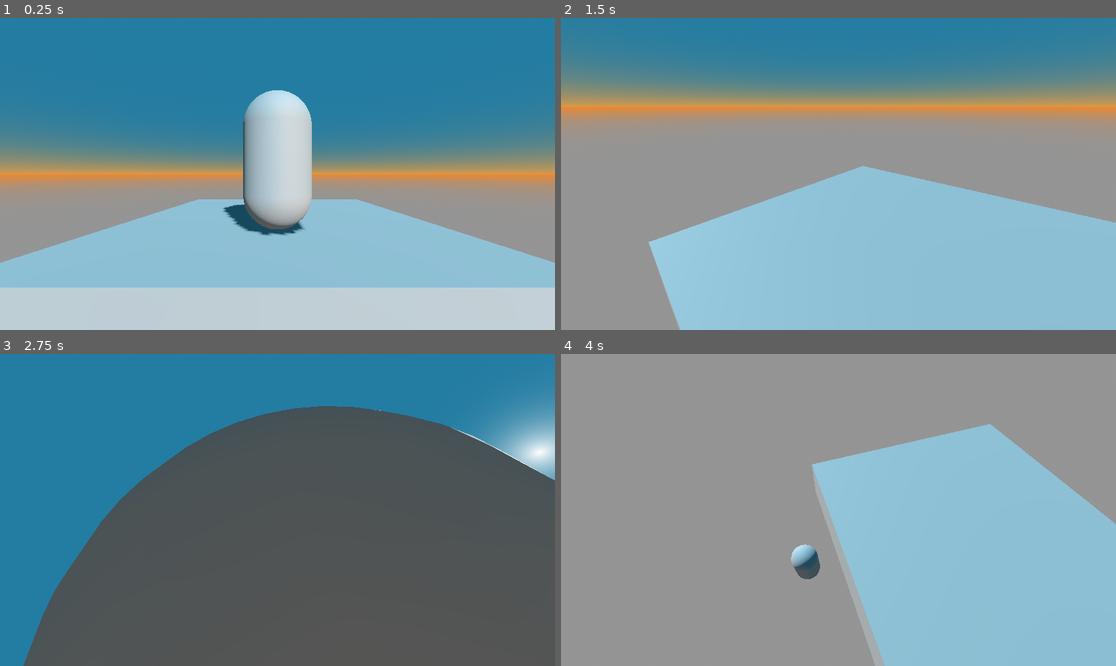
Above: before the commit, frames 1-4 (two rows, left to right).
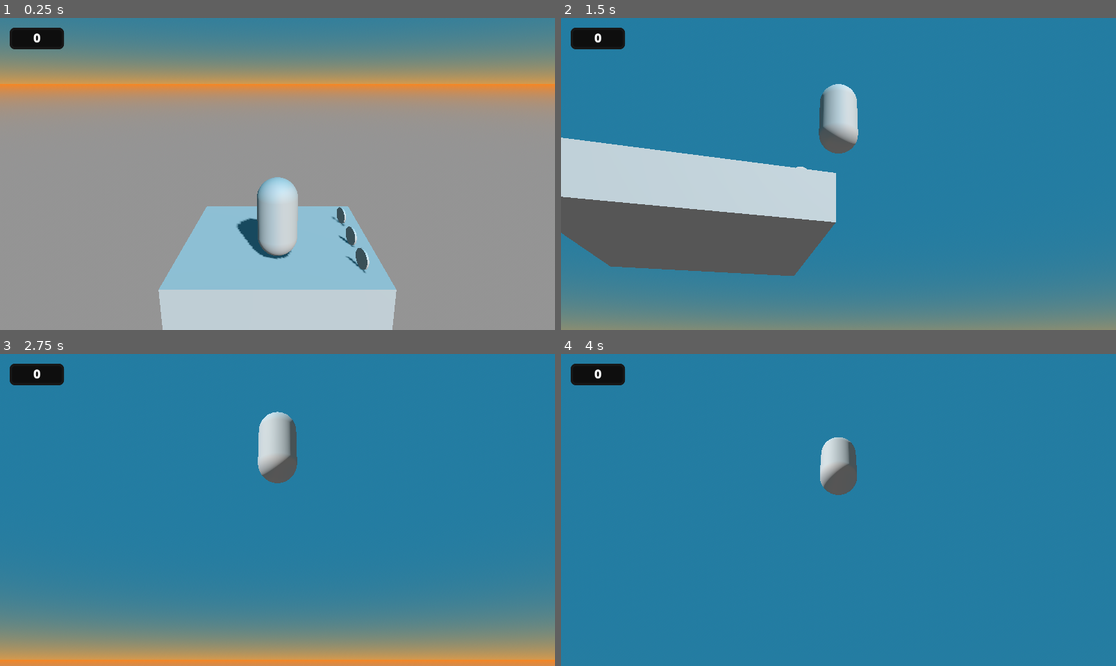
Above: after the commit, the same moments.

Repository: fliposab/ProgettoStage
Game: Godot game, scene res://levels/test_level.tscn
Two runs of this game, one before a commit and one after it. Both use one fixed random seed, a clock stepped at 60 frames per second and the inputs below.
Inputs (mouse positions are in pixels of both pictures, inside the frame that each line leads up to):
- Up to frame 1 (0.25 s): no input
- Up to frame 2 (1.5 s): move the mouse to (960, 158) at 0.52 s; hold D (move_right) 0.53-1.28 s; hold Down (rotate_camera_down, bound only after the commit) 0.53-1.28 s; tap Space (jump) at 0.77, 1.07 s; tap Left (rotate_camera_left, bound only after the commit) at 0.8, 1.35 s; move the mouse to (727, 189) at 1.27 s; hold S (move_back) from 1.28 s (still down)
- Up to frame 3 (2.75 s): tap Space (jump) at 1.52, 1.82 s; tap Right (rotate_camera_right, bound only after the commit) at 1.55 s; move the mouse to (333, 441) at 2.02 s; release S (move_back) at 2.03 s; hold D (move_right) from 2.03 s (still down); hold Right (rotate_camera_right, bound only after the commit) from 2.03 s (still down); tap Up (rotate_camera_up, bound only after the commit) at 2.3 s
- Up to frame 4 (4 s): move the mouse to (810, 572) at 2.77 s; release D (move_right) at 2.78 s; release Right (rotate_camera_right, bound only after the commit) at 2.78 s; hold W (move_forward) 2.78-3.53 s; tap Up (rotate_camera_up, bound only after the commit) at 2.85 s; tap Space (jump) at 3.02, 3.05, 3.32, 3.6, 3.77 s; move the mouse to (1005, 556) at 3.52 s; hold A (move_left) from 3.53 s (still down); hold Down (rotate_camera_down, bound only after the commit) from 3.53 s (still down)

The runs differ from the first frame. In frame 1, 74% of the frame differs, in the area x 0-100%, y 0-100%; in frame 2, 86%; in frame 3, 68%; in frame 4, 100%.

Commit message:
day 1

Diff:
--- a/Sviluppo/Godot/code/camera_raycast.gd
+++ b/Sviluppo/Godot/code/camera_raycast.gd
@@ -1,20 +1,25 @@
 extends RayCast3D
 class_name CameraRaycast
 
-@onready var camera_target = $CameraTarget
-@export_range(0.0, 1.0) var mouse_sensitivity = 0.01
 @export var tilt_limit = deg_to_rad(75)
+@export var speed : Vector2 = Vector2(1.0, 1.0)
+@export var offset : Vector3 = Vector3(0.0, 0.8, 0.0)
 
 @onready var _camera_pivot : CameraTarget = $CameraTarget
 @onready var _camera : Camera3D = $CameraTarget/SpringArm3D/Camera3D
 
-func _unhandled_input(event: InputEvent) -> void:
-	if event is InputEventMouseMotion:
-		#Da cambiare
-		_camera_pivot.rotation.x -= event.relative.y * mouse_sensitivity
-		# Prevent the camera from rotating too far up or down.
-		_camera_pivot.rotation.x = clampf(_camera_pivot.rotation.x, -tilt_limit, tilt_limit)
-		_camera_pivot.rotation.y += -event.relative.x * mouse_sensitivity
+func _physics_process(delta: float) -> void:
+	calculate_position()
+	_camera_pivot.rotation.y -= (Input.get_action_strength("rotate_camera_left")\
+	- Input.get_action_strength("rotate_camera_right")) * delta * speed.y
+	_camera_pivot.rotation.x = clampf(_camera_pivot.rotation.x, -tilt_limit, tilt_limit)
+	_camera_pivot.rotation.x -= -(Input.get_action_strength("rotate_camera_down")\
+	- Input.get_action_strength("rotate_camera_up")) * delta * speed.x
 
-func _physics_process(delta: float) -> void:
-	camera_target.global_position =  get_collision_point() + Vector3(0.0,0.8,0.0)
+func calculate_position() -> void:
+	var focus_point: Vector3
+	if is_colliding():
+		focus_point =  get_collision_point() + offset
+	else:
+		focus_point = global_position + Vector3(0.0, target_position.y, 0.0) + offset
+	_camera_pivot.global_position.y = lerp(_camera_pivot.global_position.y, focus_point.y, 0.15)
--- a/Sviluppo/Godot/code/level/assets/camera_target.gd
+++ b/Sviluppo/Godot/code/level/assets/camera_target.gd
@@ -2,4 +2,4 @@
 class_name CameraTarget
 
 func _physics_process(delta: float) -> void:
-	print(global_position)
+	pass
--- /dev/null
+++ b/Sviluppo/Godot/code/level/assets/training_data.gd
@@ -0,0 +1,16 @@
+@tool
+extends Node3D
+class_name TrainingData
+
+@onready var mesh : MeshInstance3D = $MeshInstance3D
+
+func _physics_process(delta: float) -> void:
+	mesh.rotate_y(2*PI*delta)
+
+
+func _on_area_3d_body_entered(body: Node3D) -> void:
+	if not body is Player:
+		return
+	var player : Player = body
+	player.add_collectibles(1)
+	queue_free()
--- a/Sviluppo/Godot/code/player.gd
+++ b/Sviluppo/Godot/code/player.gd
@@ -6,18 +6,28 @@
 
 @onready var camera : Camera3D = $CameraRaycast/CameraTarget/SpringArm3D/Camera3D
 @onready var _state_machine : StateMachine = $StateMachine
+@onready var _spring_arm : SpringArm3D = $CameraRaycast/CameraTarget/SpringArm3D
+@onready var _collectibles : PlayerCollectibles = $Misc/Collectibles
+@onready var _model : Node3D = $Model
 
 func _physics_process(delta: float) -> void:
 	check_if_on_floor(delta)
 	move_and_slide()
 
-#da calcolare rotazione della telecamera
-func ground_movement() -> Vector3:
-	var movement : Vector3
-	movement.x = Input.get_action_strength("move_right") - Input.get_action_strength("move_left")
-	movement.z = Input.get_action_strength("move_forward") - Input.get_action_strength("move_back")
-	return movement * speed
-
 func check_if_on_floor(delta: float) -> void:
 	if !is_on_floor():
-		velocity += get_gravity() * delta * 3
+		velocity -= -get_gravity() * delta * 3
+
+func get_move_input(delta: float, weight: float):
+	var vy = velocity.y
+	velocity.y = 0
+	var input = Input.get_vector("move_left", "move_right", "move_forward", "move_back")
+	var dir = Vector3(input.x, 0, input.y).rotated(Vector3.UP, _spring_arm.global_rotation.y)
+	velocity = lerp(velocity, dir * speed * delta, weight)
+	velocity.y = vy
+
+func add_collectibles(value: int)->void:
+	_collectibles.add(value)
+
+func rotate_model_direction()->void:
+	_model.rotation.y = atan2(velocity.x,velocity.z)
--- /dev/null
+++ b/Sviluppo/Godot/code/player/player_collectibles.gd
@@ -0,0 +1,11 @@
+extends Node
+class_name PlayerCollectibles
+
+@export var count : int = 0
+signal changed(count)
+
+func add(value: int)->void:
+	var new_value = count+value
+	count = max(0, new_value)
+	count = min(999, new_value)
+	changed.emit(count)
--- a/Sviluppo/Godot/code/state_machine/states/player_ground_state.gd
+++ b/Sviluppo/Godot/code/state_machine/states/player_ground_state.gd
@@ -4,9 +4,7 @@
 	return
 
 func physics_update(delta: float)->void:
-	var input_movement : Vector3 = owner.ground_movement() * delta
-	owner.velocity.x = lerp(owner.velocity.x, input_movement.x, 0.1)
-	owner.velocity.z = lerp(owner.velocity.z, input_movement.z, 0.1)
-
+	player.get_move_input(delta, 0.1)
+	player.rotate_model_direction()
 	if Input.is_action_just_pressed("jump"):
-		finished.emit("Jump")
+		finished.emit("Air", {jump = true})
--- a/Sviluppo/Godot/code/state_machine/states/player_jump_state.gd
+++ b/Sviluppo/Godot/code/state_machine/states/player_jump_state.gd
@@ -1,8 +1,10 @@
 extends State
 
 func enter(previous_state_path, _msg:={})->void :
-	player.velocity.y += player.jump
+	if _msg.has("jump"):
+		player.velocity.y += player.jump
 
 func physics_update(delta: float)->void:
+	player.get_move_input(delta, 0.03)
 	if player.is_on_floor():
 		finished.emit("Ground")
--- /dev/null
+++ b/Sviluppo/Godot/code/ui/collectibles_ui.gd
@@ -0,0 +1,6 @@
+extends PanelContainer
+
+@onready var text : RichTextLabel = $RichTextLabel
+
+func change_text_count(value: int)->void:
+	text.set_text("[b]%s"%value)
--- a/Sviluppo/Godot/entities/camera_raycast.tscn
+++ b/Sviluppo/Godot/entities/camera_raycast.tscn
@@ -4,12 +4,16 @@
 [ext_resource type="PackedScene" uid="uid://ja7dtj635wmt" path="res://entities/camera_target.tscn" id="2_hpeqk"]
 
 [node name="CameraRaycast" type="RayCast3D"]
-target_position = Vector3(0, -3, 0)
+target_position = Vector3(0, -4, 0)
 script = ExtResource("1_x7wl3")
+offset = Vector3(0, 2.2, 0)
 
 [node name="CameraTarget" parent="." instance=ExtResource("2_hpeqk")]
 
 [node name="SpringArm3D" type="SpringArm3D" parent="CameraTarget"]
-spring_length = 3.0
+transform = Transform3D(1, 0, 0, 0, 0.965926, 0.258819, 0, -0.258819, 0.965926, 0, 0, 0)
+collision_mask = 2
+spring_length = 8.0
 
 [node name="Camera3D" type="Camera3D" parent="CameraTarget/SpringArm3D"]
+fov = 50.0
--- a/Sviluppo/Godot/entities/player.tscn
+++ b/Sviluppo/Godot/entities/player.tscn
@@ -1,25 +1,38 @@
-[gd_scene load_steps=8 format=3 uid="uid://bavgupsqvucrs"]
+[gd_scene load_steps=10 format=3 uid="uid://bavgupsqvucrs"]
 
 [ext_resource type="Script" uid="uid://bono654lxr265" path="res://code/player.gd" id="1_merdl"]
 [ext_resource type="Script" uid="uid://bnne6rsf4vd73" path="res://code/state_machine/states/player_ground_state.gd" id="2_b0kkn"]
 [ext_resource type="Script" uid="uid://baxpf5pqqy5bg" path="res://code/state_machine/statemachine.gd" id="2_e4p34"]
+[ext_resource type="Script" uid="uid://cpeg5vpa2ovm6" path="res://code/player/player_collectibles.gd" id="2_qsoyl"]
 [ext_resource type="Script" uid="uid://cm21dif6ji0gp" path="res://code/state_machine/states/player_jump_state.gd" id="4_rfe5m"]
 [ext_resource type="PackedScene" uid="uid://c0wgwsfgnt3ax" path="res://entities/camera_raycast.tscn" id="5_qly61"]
+[ext_resource type="PackedScene" uid="uid://b5yb44m1p21ax" path="res://ui/collectibles_ui.tscn" id="7_6nm46"]
 
-[sub_resource type="CapsuleShape3D" id="CapsuleShape3D_b0kkn"]
+[sub_resource type="CapsuleMesh" id="CapsuleMesh_6nm46"]
 
-[sub_resource type="CapsuleMesh" id="CapsuleMesh_merdl"]
+[sub_resource type="CapsuleShape3D" id="CapsuleShape3D_qly61"]
+radius = 0.2
 
 [node name="Player" type="CharacterBody3D"]
+collision_layer = 2
+floor_max_angle = 0.523599
 script = ExtResource("1_merdl")
-speed = 100.0
-jump = 15.0
+speed = 250.0
+jump = 12.0
+
+[node name="Model" type="Node3D" parent="."]
+
+[node name="MeshInstance3D" type="MeshInstance3D" parent="Model"]
+mesh = SubResource("CapsuleMesh_6nm46")
+skeleton = NodePath("../..")
+
+[node name="Misc" type="Node" parent="."]
+
+[node name="Collectibles" type="Node" parent="Misc"]
+script = ExtResource("2_qsoyl")
 
 [node name="CollisionShape3D" type="CollisionShape3D" parent="."]
-shape = SubResource("CapsuleShape3D_b0kkn")
-
-[node name="MeshInstance3D" type="MeshInstance3D" parent="."]
-mesh = SubResource("CapsuleMesh_merdl")
+shape = SubResource("CapsuleShape3D_qly61")
 
 [node name="StateMachine" type="Node" parent="." node_paths=PackedStringArray("initial_state")]
 script = ExtResource("2_e4p34")
@@ -28,7 +41,24 @@
 [node name="Ground" type="Node" parent="StateMachine"]
 script = ExtResource("2_b0kkn")
 
-[node name="Jump" type="Node" parent="StateMachine"]
+[node name="Air" type="Node" parent="StateMachine"]
 script = ExtResource("4_rfe5m")
 
 [node name="CameraRaycast" parent="." instance=ExtResource("5_qly61")]
+transform = Transform3D(1, 0, 0, 0, 1, 0, 0, 0, 1, 0, 0, 0)
+speed = Vector2(1, 2)
+
+[node name="PlayerUI" type="Control" parent="."]
+layout_mode = 3
+anchors_preset = 0
+offset_right = 40.0
+offset_bottom = 40.0
+
+[node name="PanelContainer" parent="PlayerUI" instance=ExtResource("7_6nm46")]
+layout_mode = 1
+offset_left = 20.0
+offset_top = 20.0
+offset_right = 133.0
+offset_bottom = 65.0
+
+[connection signal="changed" from="Misc/Collectibles" to="PlayerUI/PanelContainer" method="change_text_count"]
--- a/Sviluppo/Godot/levels/test_level.tscn
+++ b/Sviluppo/Godot/levels/test_level.tscn
@@ -1,7 +1,8 @@
-[gd_scene load_steps=8 format=3 uid="uid://cn25tfoqwa3b7"]
+[gd_scene load_steps=9 format=3 uid="uid://cn25tfoqwa3b7"]
 
 [ext_resource type="Script" uid="uid://bm86smxd71gll" path="res://code/level/base_level.gd" id="1_x25rp"]
 [ext_resource type="Script" uid="uid://crrbj2i6lakw0" path="res://code/level/assets/player_spawn.gd" id="3_gmgay"]
+[ext_resource type="PackedScene" uid="uid://mpehb7022ba4" path="res://levels/training_data.tscn" id="3_w7r7j"]
 
 [sub_resource type="BoxShape3D" id="BoxShape3D_srpys"]
 
@@ -43,3 +44,12 @@
 [node name="PlayerSpawn" type="Marker3D" parent="."]
 transform = Transform3D(1, 0, 0, 0, 1, 0, 0, 0, 1, 0, 0.059023, 0.928288)
 script = ExtResource("3_gmgay")
+
+[node name="TrainingData" parent="." instance=ExtResource("3_w7r7j")]
+transform = Transform3D(1, 0, 0, 0, 1, 0, 0, 0, 1, 1.97299, 0.25, -1.02449)
+
+[node name="TrainingData2" parent="." instance=ExtResource("3_w7r7j")]
+transform = Transform3D(1, 0, 0, 0, 1, 0, 0, 0, 1, 1.97299, 0.25, 0.42283)
+
+[node name="TrainingData3" parent="." instance=ExtResource("3_w7r7j")]
+transform = Transform3D(1, 0, 0, 0, 1, 0, 0, 0, 1, 1.97299, 0.25, 1.6471)
--- /dev/null
+++ b/Sviluppo/Godot/levels/training_data.tscn
@@ -0,0 +1,24 @@
+[gd_scene load_steps=4 format=3 uid="uid://mpehb7022ba4"]
+
+[ext_resource type="Script" uid="uid://4svrrvl1uo71" path="res://code/level/assets/training_data.gd" id="1_mj52n"]
+
+[sub_resource type="CylinderMesh" id="CylinderMesh_e3ylr"]
+height = 0.1
+
+[sub_resource type="SphereShape3D" id="SphereShape3D_mj52n"]
+radius = 0.297716
+
+[node name="TrainingData" type="Node3D"]
+script = ExtResource("1_mj52n")
+
+[node name="MeshInstance3D" type="MeshInstance3D" parent="."]
+transform = Transform3D(0.475533, 0.154511, -6.75383e-09, 0, -2.18557e-08, -0.5, -0.154511, 0.475533, -2.07861e-08, 0, 0, 0)
+mesh = SubResource("CylinderMesh_e3ylr")
+
+[node name="Area3D" type="Area3D" parent="."]
+collision_mask = 2
+
+[node name="CollisionShape3D" type="CollisionShape3D" parent="Area3D"]
+shape = SubResource("SphereShape3D_mj52n")
+
+[connection signal="body_entered" from="Area3D" to="." method="_on_area_3d_body_entered"]
--- a/Sviluppo/Godot/project.godot
+++ b/Sviluppo/Godot/project.godot
@@ -55,3 +55,23 @@
 "events": [Object(InputEventKey,"resource_local_to_scene":false,"resource_name":"","device":-1,"window_id":0,"alt_press …(191 unchanged characters)…
 ]
 }
+rotate_camera_right={
+"deadzone": 0.2,
+"events": [Object(InputEventKey,"resource_local_to_scene":false,"resource_name":"","device":-1,"window_id":0,"alt_pressed":false,"shift_pressed":false,"ctrl_pressed":false,"meta_pressed":false,"pressed":false,"keycode":0,"physical_keycode":4194321,"key_label":0,"unicode":0,"location":0,"echo":false,"script":null)
+]
+}
+rotate_camera_left={
+"deadzone": 0.2,
+"events": [Object(InputEventKey,"resource_local_to_scene":false,"resource_name":"","device":-1,"window_id":0,"alt_pressed":false,"shift_pressed":false,"ctrl_pressed":false,"meta_pressed":false,"pressed":false,"keycode":0,"physical_keycode":4194319,"key_label":0,"unicode":0,"location":0,"echo":false,"script":null)
+]
+}
+rotate_camera_up={
+"deadzone": 0.2,
+"events": [Object(InputEventKey,"resource_local_to_scene":false,"resource_name":"","device":-1,"window_id":0,"alt_pressed":false,"shift_pressed":false,"ctrl_pressed":false,"meta_pressed":false,"pressed":false,"keycode":0,"physical_keycode":4194320,"key_label":0,"unicode":0,"location":0,"echo":false,"script":null)
+]
+}
+rotate_camera_down={
+"deadzone": 0.2,
+"events": [Object(InputEventKey,"resource_local_to_scene":false,"resource_name":"","device":-1,"window_id":0,"alt_pressed":false,"shift_pressed":false,"ctrl_pressed":false,"meta_pressed":false,"pressed":false,"keycode":0,"physical_keycode":4194322,"key_label":0,"unicode":0,"location":0,"echo":false,"script":null)
+]
+}
--- /dev/null
+++ b/Sviluppo/Godot/ui/collectibles_ui.tscn
@@ -0,0 +1,29 @@
+[gd_scene load_steps=3 format=3 uid="uid://b5yb44m1p21ax"]
+
+[ext_resource type="Script" uid="uid://cbkeiafpikio7" path="res://code/ui/collectibles_ui.gd" id="1_brrbw"]
+
+[sub_resource type="StyleBoxFlat" id="StyleBoxFlat_qsoyl"]
+bg_color = Color(0.0562916, 0.0562916, 0.0562916, 1)
+border_width_left = 5
+border_width_top = 5
+border_width_right = 5
+border_width_bottom = 5
+border_color = Color(0.0923971, 0.0923971, 0.0923969, 1)
+corner_radius_top_left = 10
+corner_radius_top_right = 10
+corner_radius_bottom_right = 10
+corner_radius_bottom_left = 10
+
+[node name="PanelContainer" type="PanelContainer"]
+offset_right = 11.0
+offset_bottom = 10.0
+theme_override_styles/panel = SubResource("StyleBoxFlat_qsoyl")
+script = ExtResource("1_brrbw")
+
+[node name="RichTextLabel" type="RichTextLabel" parent="."]
+layout_mode = 2
+theme_override_font_sizes/bold_font_size = 24
+bbcode_enabled = true
+text = "[b]0"
+horizontal_alignment = 1
+vertical_alignment = 1
Not shown, added: Sviluppo/Godot/code/level/assets/training_data.gd.uid
Not shown, added: Sviluppo/Godot/code/player/player_collectibles.gd.uid
Not shown, added: Sviluppo/Godot/code/ui/collectibles_ui.gd.uid
